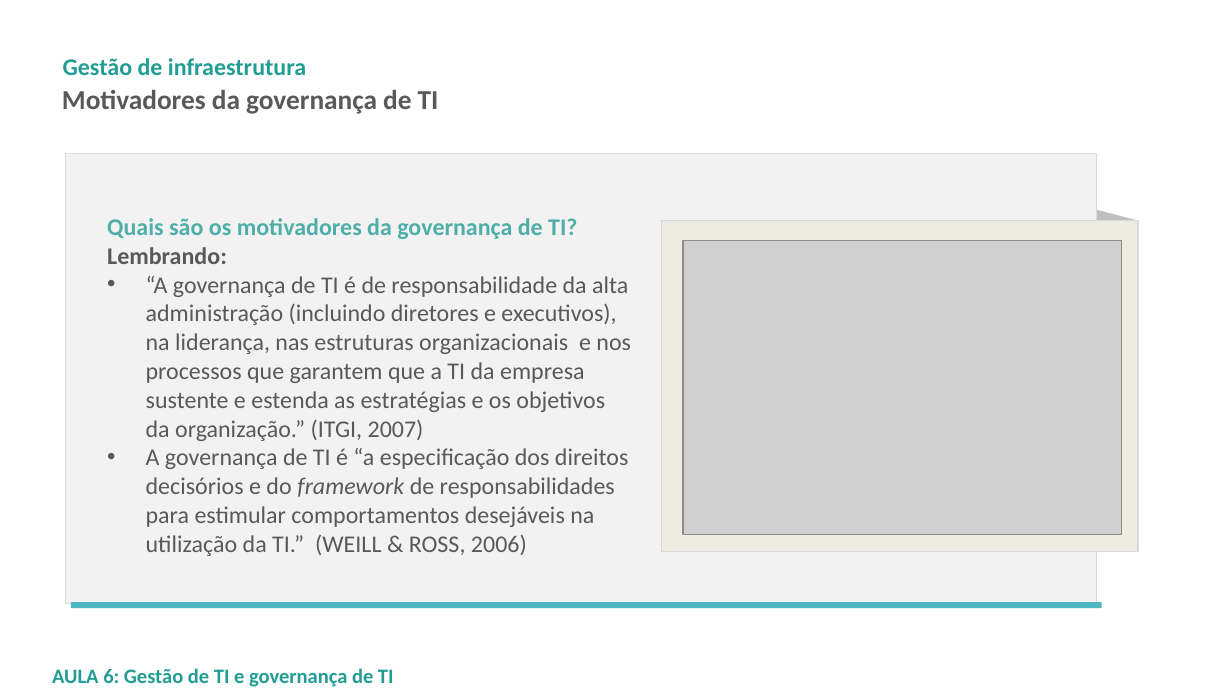
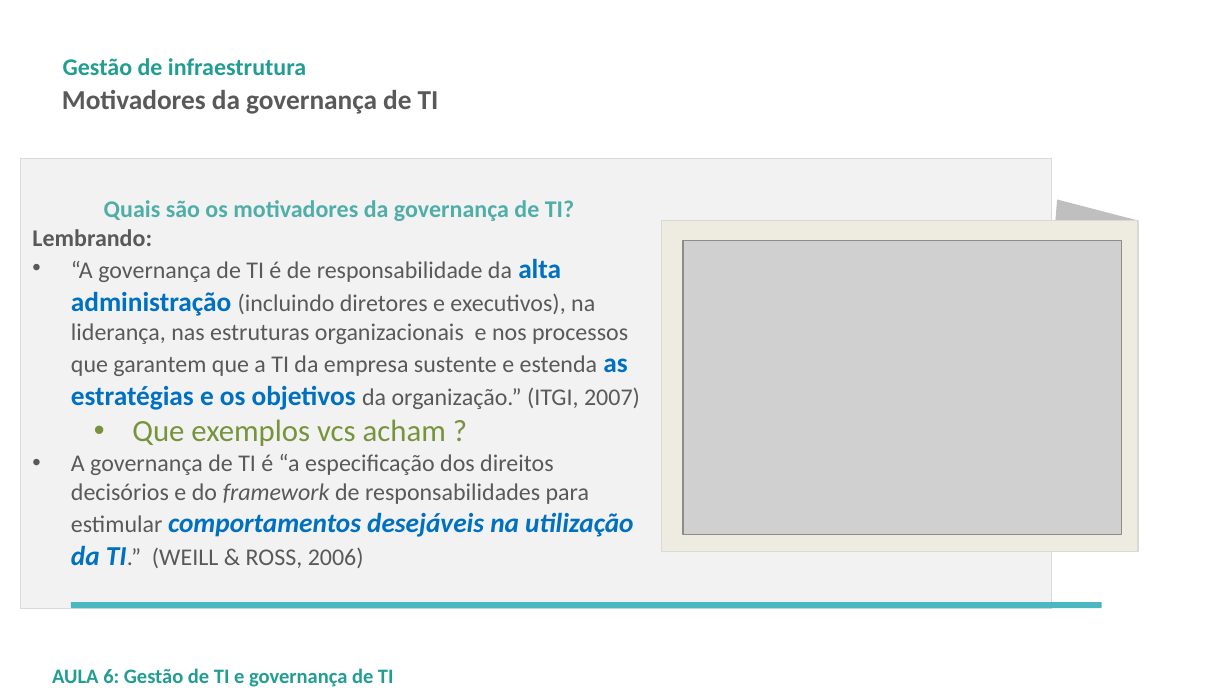
Before and after one commit to LeoCaronezi/CURSOS, a slide deck: slide 4 of GESTAO DE INFRAESTRUTURA - CCT0347/SLIDES/GI_ALB_20019_1_Aula06.pptx. Drawn at 1232x693 pixels with LibreOffice and Linux fonts; fonts in the diff are those of the drawing; grey boxes stand for pictures; background and template pictures are left out. Boxes give left, top, right and bottom in pixels: in the first picture for what was removed or moved away, otherwise in the second. Text is boxed around its words. In the diff, an @@ line names an element or a change of style, - is before the commit and + after.

```diff
--- a/GESTAO DE INFRAESTRUTURA - CCT0347/SLIDES/GI_ALB_20019_1_Aula06.pptx
+++ b/GESTAO DE INFRAESTRUTURA - CCT0347/SLIDES/GI_ALB_20019_1_Aula06.pptx
@@ rectangle: place and size @@
-rectangle at bbox=[65, 153, 1096, 604]
+rectangle at bbox=[21, 158, 1052, 609]
@@ text "Quais são os motivadores da ...": place and size @@
-text "Quais são os motivadores da ..." at bbox=[107, 218, 631, 556]
+text "Quais são os motivadores da ..." at bbox=[32, 200, 640, 568]
@@ text at bbox=[71, 200, 640, 568]: size 14 to 16 pt, text colour #595959 to #0070C0, bold on in "alta administração as estratégias e os objetivos", "comportamentos desejáveis na utilização da TI.”"; italic on in "comportamentos desejáveis na utilização da TI.”"; alignment left to centre @@
@@ text at bbox=[132, 419, 446, 446]: paragraph added @@
+  • Que exemplos vcs acham ?
```
Also in this commit, not shown: 10 other slides changed, 2 other files.
